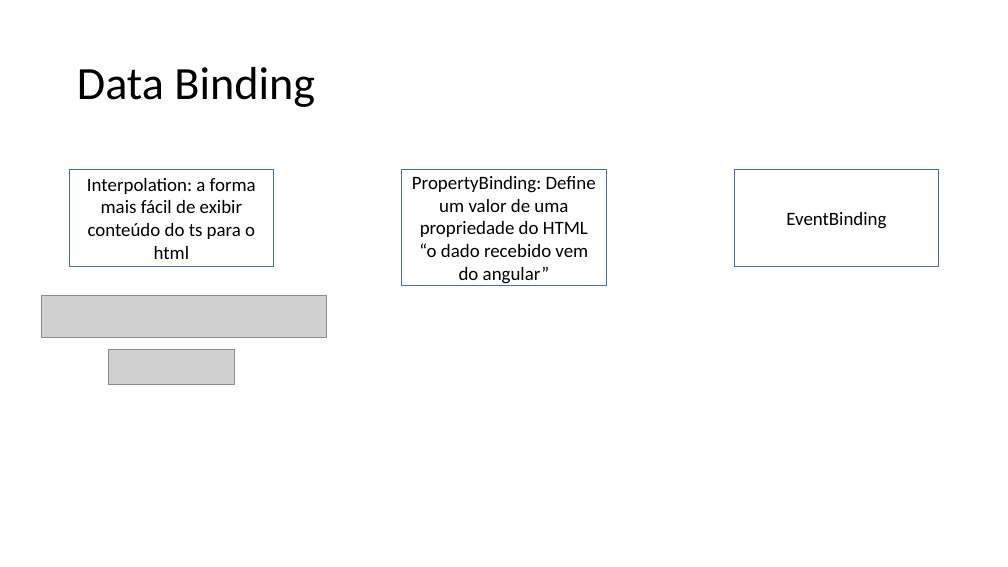
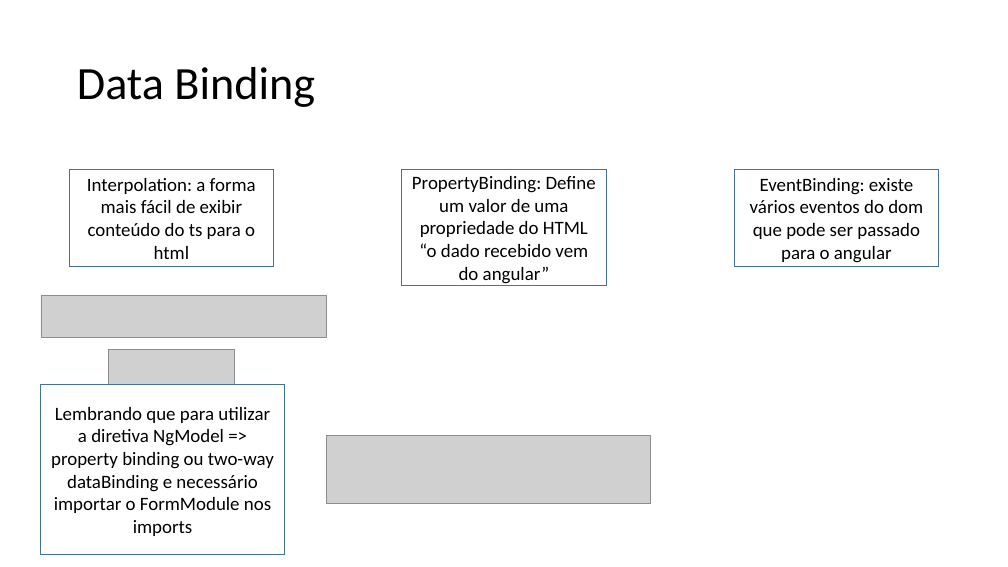
Before and after one commit to antonio2911/AngularDevIo, a slide deck: slide 10 of Mapas.pptx. Drawn at 1008x567 pixels with LibreOffice and Linux fonts; fonts in the diff are those of the drawing; grey boxes stand for pictures. Boxes give left, top, right and bottom in pixels: in the first picture for what was removed or moved away, otherwise in the second. Text is boxed around its words. In the diff, an @@ line names an element or a change of style, - is before the commit and + after.

```diff
--- a/Mapas.pptx
+++ b/Mapas.pptx
@@ text in rectangle at (x1=750, y1=178, x2=923, y2=263): text changed @@
-EventBinding
+EventBinding: existe vários eventos do dom que pode ser passado para o angular
@@ rectangle added at (x1=41, y1=384, x2=284, y2=554), outline #43739E 1 pt, 18 pt, text #000000 @@
+Lembrando que para utilizar a diretiva NgModel => property binding ou two-way dataBinding e necessário importar o FormModule nos imports
@@ picture added at (x1=326, y1=436, x2=650, y2=504) @@
```
Also in this commit, not shown: 3 slides added, 1 slide removed, 47 other files.
